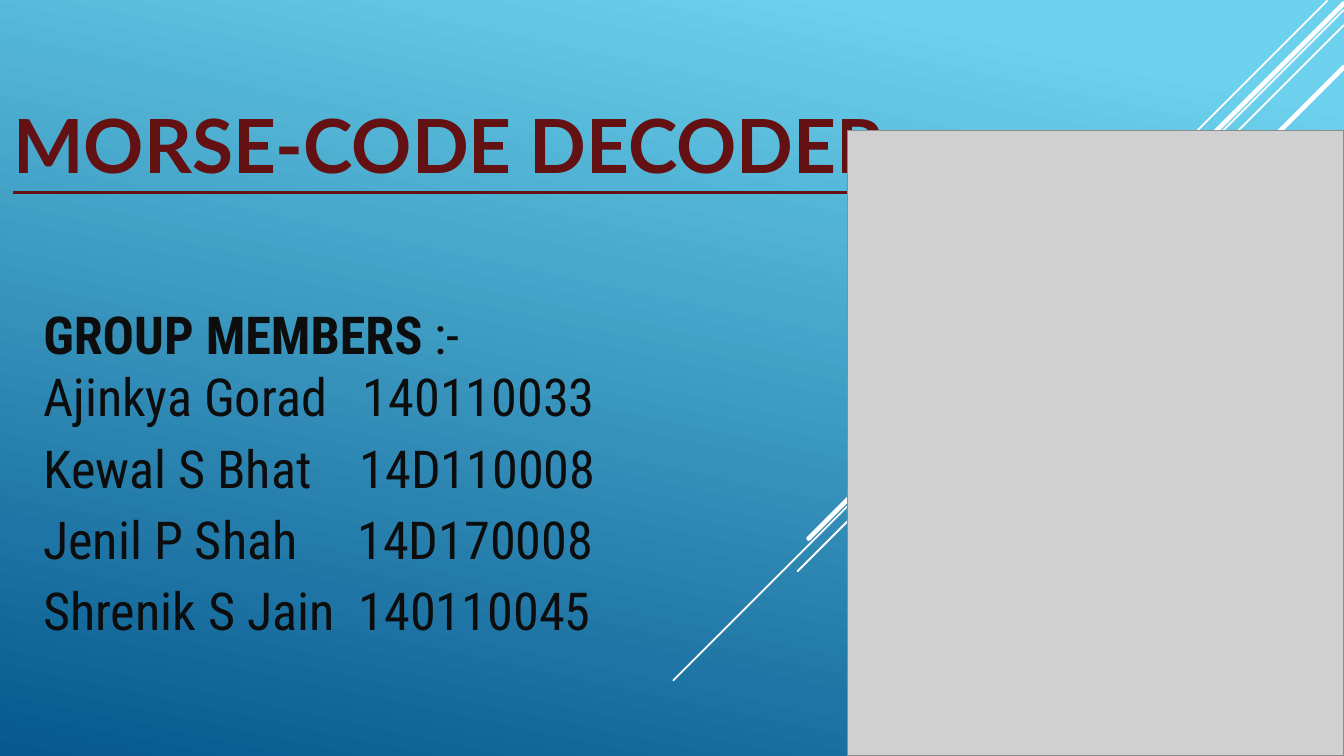
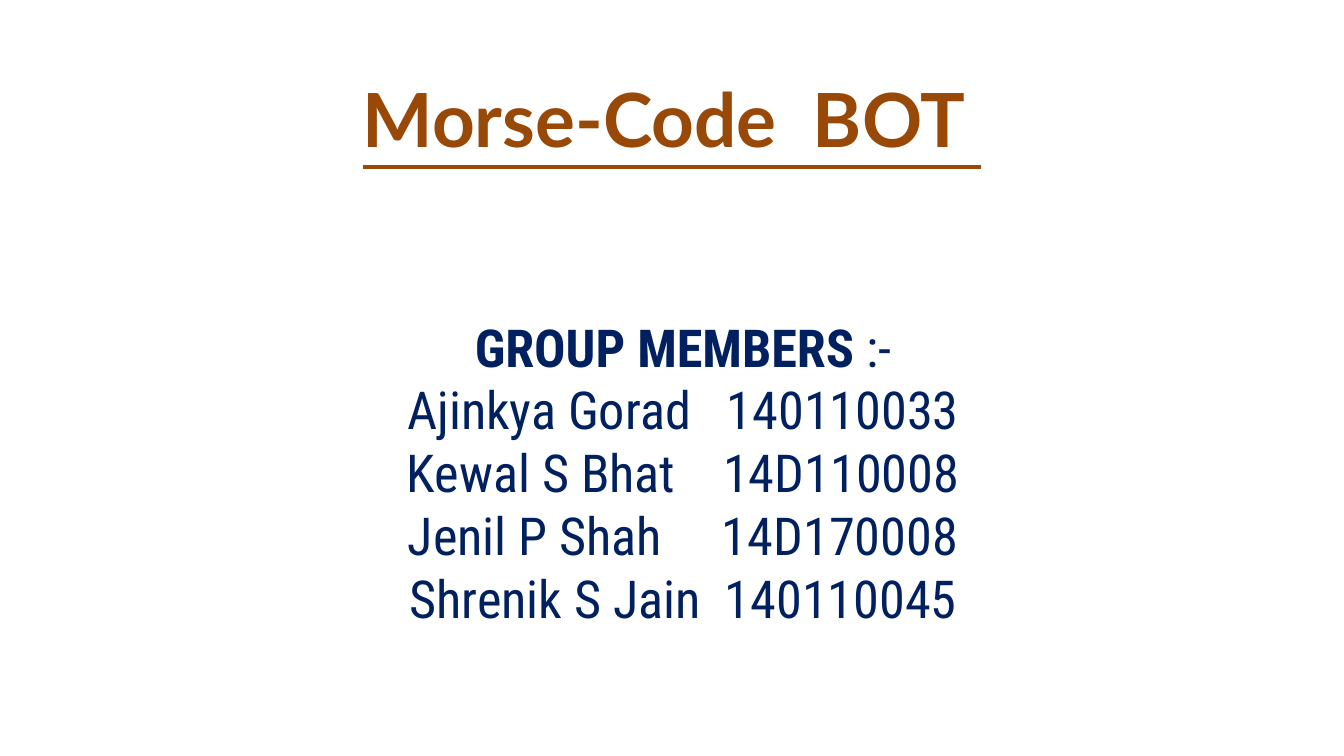
Before and after one commit to ajinkyagorad/CS101_MorseCodeDecoder, a slide deck: slide 1 of Presentation.pptx. Drawn at 1344x756 pixels with LibreOffice and Linux fonts; fonts in the diff are those of the drawing; grey boxes stand for pictures. Boxes give left, top, right and bottom in pixels: in the first picture for what was removed or moved away, otherwise in the second. Text is boxed around its words. In the diff, an @@ line names an element or a change of style, - is before the commit and + after.

```diff
--- a/Presentation.pptx
+++ b/Presentation.pptx
@@ background gradient #6ED2EB to #06588E to #FFFFFF @@
@@ line removed from (1344, 11) to (673, 680) @@
@@ line removed from (1344, 26) to (797, 571) @@
@@ line removed from (1344, 4) to (809, 539) @@
@@ line removed from (1327, 1) to (907, 421) @@
@@ line removed from (1344, 67) to (864, 546) @@
@@ title at [363,91,965,148]: text changed; text colour #631212 to #984807 @@
-MORSE-CODE DECODER
+Morse-Code BOT
@@ picture removed at [848,130,1344,755] @@
@@ subtitle "GROUP MEMBERS :- Ajinkya Gorad ...": place and size @@
-subtitle "GROUP MEMBERS :- Ajinkya Gorad ..." at [43,316,595,631]
+subtitle "GROUP MEMBERS :- Ajinkya Gorad ..." at [407,329,959,619]
@@ subtitle "GROUP MEMBERS :- Ajinkya Gorad ..." at [407,329,959,619]: text colour #0D0D0D to #002060; alignment left to centre; less space between paragraphs @@
```
Also in this commit, not shown: 10 other slides changed, 4 slides added, 2 slides removed, 27 other files.
